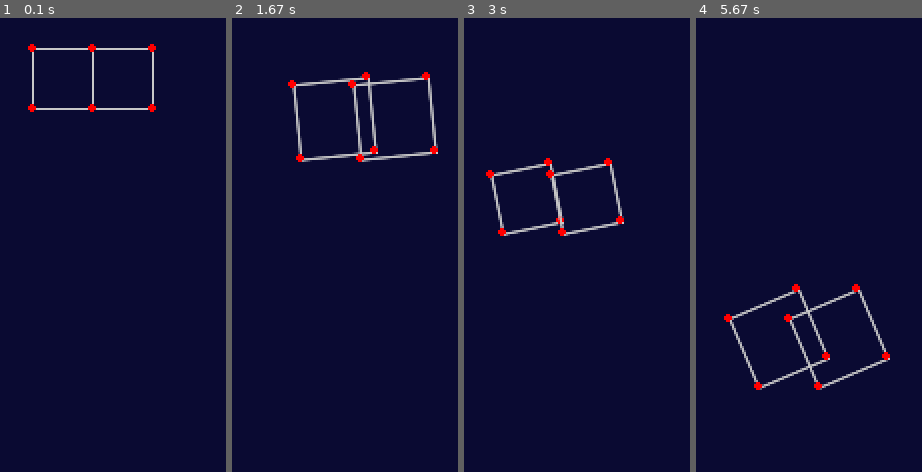
Above: before the commit, frames 1-4 (left to right).
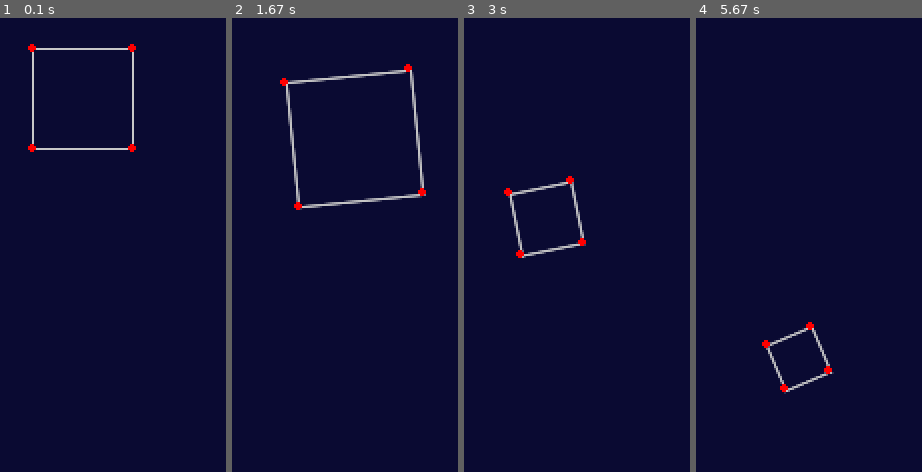
Above: after the commit, the same moments.

Repository: danibt656/pygame3D
Game: pygame game, started from wireframe_display.py
The game is run twice, just before and just after one commit, with the same random seed, the same clock (stepped at 60 frames per second) and the same inputs.
Inputs:
- Up to frame 1 (0.1 s): no input
- Up to frame 2 (1.67 s): hold D 0.33-0.8 s; hold W 0.83-1.13 s; tap Space at 0.9, 1.23, 1.53 s; tap Shift at 0.98 s; hold D 1.17-1.63 s; tap Z at 1.32 s
- Up to frame 3 (3 s): hold A 1.67-2.2 s; tap Space at 1.73, 2.03, 2.3, 2.63, 2.93 s; hold S 2.23-2.53 s; tap Shift at 2.38 s; hold A 2.57-2.97 s; tap Z at 2.72 s
- Up to frame 4 (5.67 s): hold W 3-3.37 s; tap Space at 3.07, 3.47, 3.77, 4.13, 4.53, 4.83, 5.03, 5.33, 5.53 s; hold D 3.4-4.03 s; tap Shift at 3.55, 5.12 s; hold S 4.07-4.43 s; tap Z at 4.22, 5.62 s; hold A 4.47-4.93 s; hold D 4.97-5.43 s; hold W from 5.47 s (still down)

The runs differ from the first frame. In frame 1, 1.2% of the frame differs, in the area x 12-70%, y 5-30%; in frame 2, 4.0%, in the area x 21-92%, y 10-43%; in frame 3, 2.8%; in frame 4, 2.8%.

Commit message:
added sample and readme

Diff:
--- a/wireframe_display.py
+++ b/wireframe_display.py
@@ -9,8 +9,8 @@
     pg.K_d: (lambda x: x.translateAll([10, 0, 0])),
     pg.K_SPACE: (lambda x: x.translateAll([0, 10, 0])),
     pg.K_LSHIFT: (lambda x: x.translateAll([0, -10, 0])),
-    pg.K_w: (lambda x: x.scaleAll([1.25, 1.25, 1.25])),
-    pg.K_s: (lambda x: x.scaleAll([0.8, 0.8, 0.8])),
+    pg.K_w: (lambda x: x.scaleAll([1.25]*3)),
+    pg.K_s: (lambda x: x.scaleAll([0.5]*3)),
 
     # Rotation
     pg.K_q: (lambda x: x.rotateAll('X',  0.1)),
@@ -136,10 +136,10 @@
     return cube
 
 if __name__ == '__main__':
-    cube1 = _setup_cube(50, 50, 50, 30)
-    cube2 = _setup_cube(80, 50, 50, 30)
+    cube1 = _setup_cube(50, 50, 50, 50)
+    #cube2 = _setup_cube(80, 50, 50, 30)
 
     pv = ProjectionViewer(800, 600)
     pv.addWireframe('cube1', cube1)
-    pv.addWireframe('cube2', cube2)
+    #pv.addWireframe('cube2', cube2)
     pv.run()
Not shown, added: README.md
Binary file added: sample.png
